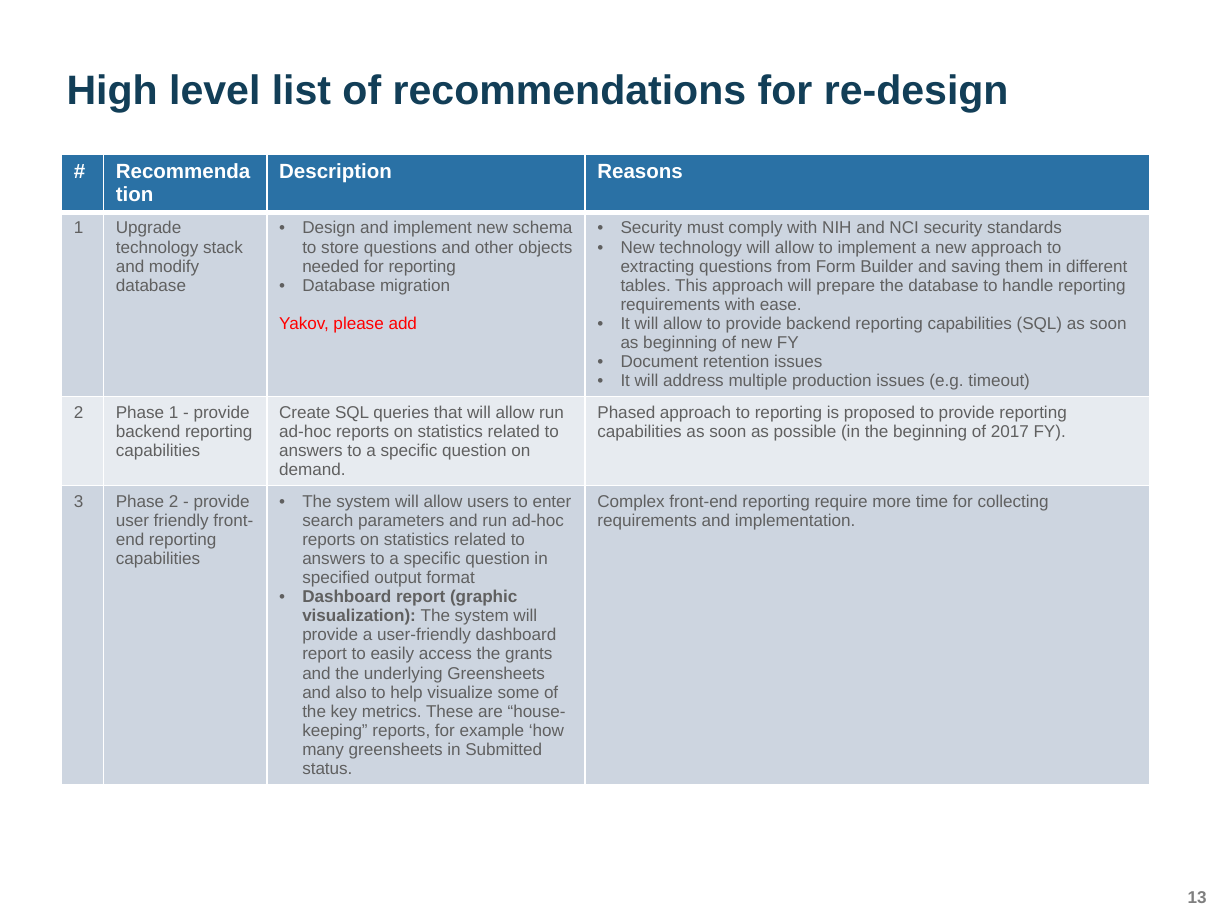
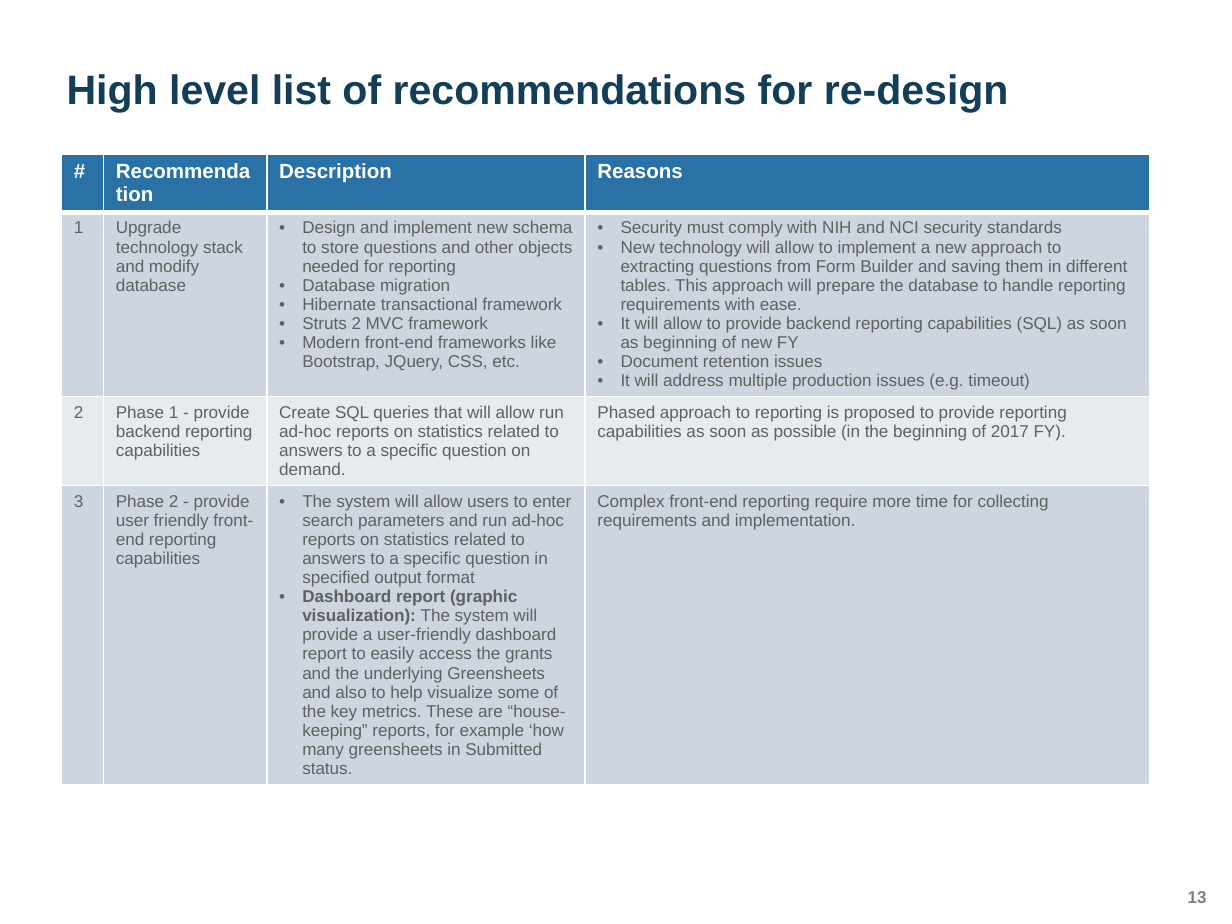
Before and after one commit to yaoh4/greensheets_classic, a slide deck: slide 13 of Requirements/Presentations/GreenSheets OGA presentation.pptx. Drawn at 1232x924 pixels with LibreOffice and Linux fonts; fonts in the diff are those of the drawing; background and template pictures are left out. Boxes give left, top, right and bottom in pixels: in the first picture for what was removed or moved away, otherwise in the second. Text is boxed around its words. In the diff, an @@ line names an element or a change of style, - is before the commit and + after.

Commit message:
Yp changes to presentation

```diff
--- a/Requirements/Presentations/GreenSheets OGA presentation.pptx
+++ b/Requirements/Presentations/GreenSheets OGA presentation.pptx
@@ table at (62,154,1149,828) @@
-row 2, column 3: Design and implement new schema to store questions and other objects needed for reporting / Database migration / Yakov, please add
+row 2, column 3: Design and implement new schema to store questions and other objects needed for reporting / Database migration / Hibernate transactional framework / Struts 2 MVC framework / Modern front-end frameworks like Bootstrap, JQuery, CSS, etc.
```
Also in this commit, not shown: 1 other slide changed.
